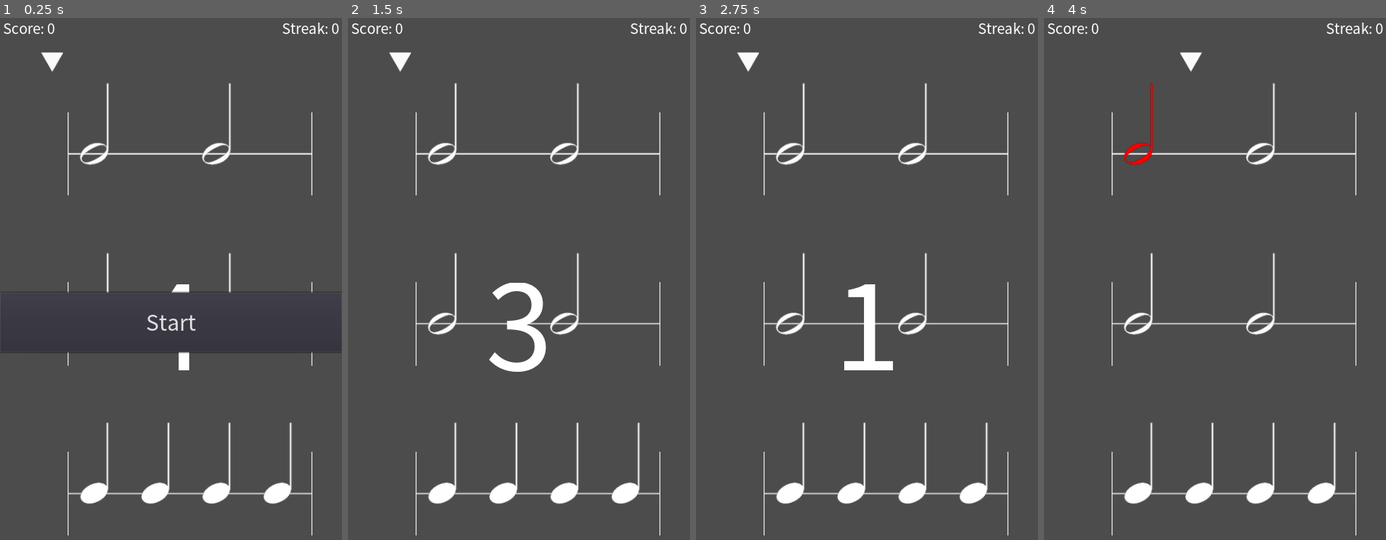
Above: before the commit, frames 1-4 (left to right).
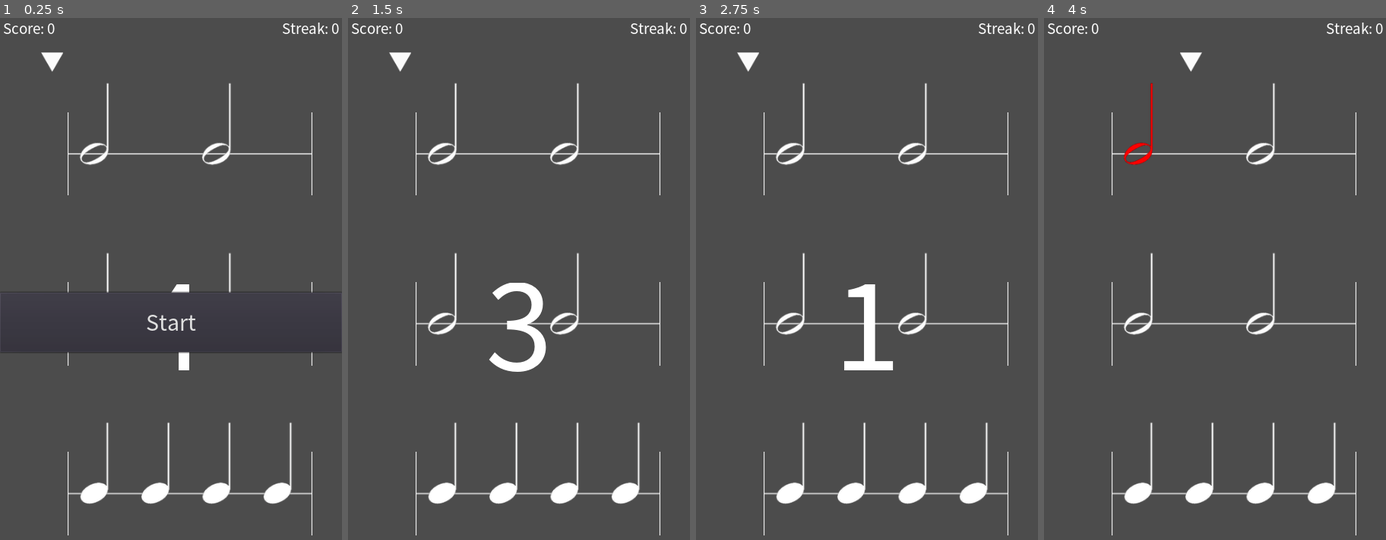
Above: after the commit, the same moments.

Repository: HaMM4R/RhythmTrainGodot
Game: Godot game, scene res://scenes/PlayScene/PlayScene.tscn
Same seed, same stepped clock (60 frames per second), same inputs: the game is played once before the commit and once after it.
Inputs (mouse positions are in pixels of both pictures, inside the frame that each line leads up to):
- Up to frame 1 (0.25 s): no input
- Up to frame 2 (1.5 s): click "Start" at 0.5 s; tap Enter at 1.25 s; move the mouse to (594, 289) at 1.27 s; press the mouse at (594, 289) at 1.28 s
- Up to frame 3 (2.75 s): move the mouse to (798, 352) at 2.02 s; release the mouse at (798, 352) at 2.03 s; click (798, 352) at 2.1 s
- Up to frame 4 (4 s): move the mouse to (1249, 190) at 2.77 s; press the mouse at (1249, 190) at 2.78 s; move the mouse to (1197, 446) at 3.52 s; release the mouse at (1197, 446) at 3.53 s; click (1197, 446) at 3.6 s

The runs differ from the first frame. In frame 1, 0.2% of the frame differs, in the area x 20-92%, y 25-27%; in frame 2, 0.2%; in frame 3, 0.2%; in frame 4, 0.2%.

Commit message:
Commented + cleaned up files

Diff:
--- a/scenes/PlayScene/GUI.gd
+++ b/scenes/PlayScene/GUI.gd
@@ -11,7 +11,7 @@
 
 # Called when the node enters the scene tree for the first time.
 func _ready():
-	pass # Replace with function body.
+	pass
 
 
 # Called every frame. 'delta' is the elapsed time since the previous frame.
@@ -19,9 +19,12 @@
 #	pass
 
 
+# Start the countdown
 func song_countdown(bpm):
 	print("countdown time")
 	emit_signal("sound_metronome")
+
+	# Start a new one second timer
 	CountdownTimer = Timer.new()
 	add_child(CountdownTimer)
 	var BeatLength = 1/(bpm/60.0)
@@ -30,9 +33,12 @@
 	CountdownTimer.connect("timeout", self, "_timeout")
 	CountdownTimer.start()
 
+# On timer timeout
 func _timeout():
 	print("TimerGone")
+	# Decrement the timer amount
 	TimerCount -= 1
+	# If timer has run out, start the song
 	if TimerCount == 0:
 		emit_signal("start_song")
 		$CountdownLabel.hide()
@@ -40,6 +46,7 @@
 	else:
 		emit_signal("sound_metronome")
 		$CountdownLabel.text = String(TimerCount)
+
 
 
 
--- a/scenes/PlayScene/PlayScene.gd
+++ b/scenes/PlayScene/PlayScene.gd
@@ -4,31 +4,26 @@
 export (PackedScene) var Note
 export (PackedScene) var Bar
 
-# No longer needed as pointer is declared in scene
-#export (PackedScene) var Pointer
-
-# These could all be refactored!
-
 var playing = false
 
 # Variables for storing the active nodes
-#var $Pointer
-
-# These are't really used (yet?)
+
 var note_nodes = []
-var bar_nodes = []
 
 # stores bpm
-# TODO read this from file
+# TODO read this from a beats file
+# TODO make a beats file!
 var bpm = 85.0
 
-# stores distance for pointer to move per phys proc
+# stores distance for pointer to move per phys process
 # maybe move to function
 var distToTravel = 0
 
+# stores score/streak
 var score = 0
 var streak = 0
 
+# stores the data loaded from the json file
 var music_json
 
 # Called when the node enters the scene tree for the first time.
@@ -39,55 +34,69 @@
 	var text = file.get_as_text()
 	file.close()
 
-	# Parse Json
+	# Parse text as Json
 	music_json = JSON.parse(text).result
 
+	# Place bars on the scene
 	place_bars()
+
+	# Place notes on the scene w Json
 	place_notes(music_json)
 
 
+# Funciton to remove notes from scene
 func remove_notes():
+	# For each note on screen, remove from the scene
 	for note in note_nodes:
 		note.queue_free()
 
+	# Clear the note array to make way for new notes
 	note_nodes.clear()
-# Function to place 2 bars with notes on the scene
-
+
+
+# Function to place 3 bars with notes on the scene
 func place_bars():
+	# Initial PosX/Y
 	var posx = 100
 	var posy = 200
+
+	# Create each bar
 	for n in range(3):
+		# Create bar instances and add to scenes
 		var bar_node = Bar.instance()
 		add_child(bar_node)
 		bar_node.position = Vector2(posx,posy)
+
+		# Increment position
 		posy+= 250
 
+
+# Function to place notes on screen
 func place_notes(bars):
+	# TODO placement is a bit weird atm, maybe refactor it
+
 	# Initial positions for bars/notes
-	# TODO make placement nicer + make some more variables for it
 	var posx = 100
 	var posy = 200
 
-	# Create the initial bar node and position it
-	var bar_node_init = Bar.instance()
-	add_child(bar_node_init)
-	bar_node_init.position = Vector2(posx,posy)
-
-	# Increase the x value for nicer note placement, so it doesn't just get
-	# stuck in the stave
-
-	# TODO: CHANGE INITIAL PLACING TO BE RELATIVE RATHER THAN JUST LINEAR
-
 	# Counter for counting the current notes
 	var totalTime = 0
 
+
+	# - Bar selection -
+
+	# Stores the randomly selected bars
 	var selectedBars = []
 
 	# Select a random bar 3 times
 	for n in range(3):
-		print(bars["RandomBars"].size())
+		#print(bars["RandomBars"].size())
+
+		# Get random int corresponding to the number of bars in the Json file
 		randomize()
 		var selectedBar = randi()%bars["RandomBars"].size()
+
+		# Add random bar to list
 		selectedBars.append(bars["RandomBars"][selectedBar])
 
 
@@ -95,12 +104,13 @@
 	for bar in selectedBars:
 		for note in bar["notes"]:
 
-
+			# stores the time value of the note
 			var time = note["time"]
+
+			# stores the type of note
 			var note_type
 
 			# Selecting note type
-
 			match time:
 				0.25:
 					note_type = "quarter"
@@ -111,38 +121,32 @@
 				1:
 					note_type = "whole"
 
-
-
-
-			# Increment note counter
-			#currentNote+=1
-
-
+			# Create note instance
 			var note_node = Note.instance()
 			note_nodes.append(note_node)
 			add_child(note_node)
 			note_node.init(note_type)
 
-			# TODO:
-			# MAYBE PUT THIS IN A FUNCTION?
+			# TODO MAYBE PUT THIS IN A FUNCTION?
 			print("Time: ", totalTime)
+
+			# If the total duration of the notes in the bar more than one
 			if totalTime >= 1:
-				# Increment bar position on y + reset x position
+				# TODO maybe make a variable or a way to pass this?
+				# Increment y position to match up with bars
 				posy+= 250
+
+				# Reset x position
 				posx = 100
 
-				# Create bar instance
-				#var bar_node = Bar.instance()
-				#add_child(bar_node)
-				#bar_node.position = Vector2(posx,posy)
-				#currentNote = 0
+				# Reset time
 				totalTime = 0
 
-			# Create note instance
-			# TODO: ADD NOTES TO NOTE ARRAY/DICT SO NOTES ARE TRACKABLE
-
+
+			# Increment the bar's total time with the note's length
 			totalTime += time
 
+			# Set placement of note
 			var placementX = posx + 40
 			print((360*time)/2)
 			print(placementX)
@@ -150,10 +154,8 @@
 			posx+=360*time
 
 # Play the notes
-# TODO
-# WILL NEED TO ADD BARS TO AN ARRAY/DICT MAYBE?
 func play_notes():
-	# New pointer instance
+
 	print("Beats per minute:",bpm)
 	var beatsPerSecond = (bpm/60.0)
 	print("Beats per second:",beatsPerSecond)
@@ -161,21 +163,25 @@
 	print(lengthOfBar)
 	distToTravel = (360/lengthOfBar)/60
 
-	#Pointer = Pointer.instance()
-	#add_child($Pointer)
+	# Start Pointer
+	# TODO This current code sets the pointer to the first note of the first bar
+	# What would be nice is for the pointer to run a long an initial bar during
+	# the countdown
 
 	$Pointer.position = Vector2(140, 80)
 	playing = true
 	$MusicPlayer.play()
 
 
-# Called every PHYSICS process
+
+
+# Stores which bar the pointer is on
+var barCount = 1
+
+# Called every physics process
 # Roughly 60 times a second
-# TODO make the pointer reset to the start
-
-
-var barCount = 1
-
+# This is used instead of process to ensure the frame rate does no interfere
+# with the music timing
 func _physics_process(_delta):
 	if playing:
 		# Increase pointer pos
@@ -200,24 +206,29 @@
 	play_notes()
 
 
+# Sets the speed for the countdown at the start
 func _on_GUI_start_countdown():
 	$GUI.song_countdown(bpm)
 
-
+# Plays metronome sound
 func _on_GUI_sound_metronome():
 	$MetronomeSound.play()
 
 
+# Stores whether the pointer is colliding with a note node
 var inNote
+
+# Stores where the note is clicked
 var clickedNote = false
 
+# Input events
 func _input(event):
 	# On Click
 	if event.is_action_pressed("click"):
 		if inNote:
 			clickedNote = true
 			print("Clicked in note")
-			# Placeholder scoring code
+			# Increment score
 			score += 1
 			streak += 1
 			$GUI.update_score(score)
@@ -226,11 +237,15 @@
 		else:
 			print("Clicked out note")
 
+
+# Fucntion for when pointer enters note
 func _on_Pointer_note_entered():
 	# Flagging if inside note
 	inNote = true
 
 
+# Function for when pointer exits note
+# If a the note is missed, the streak is reset
 func _on_Pointer_note_exited():
 	inNote = false
 	if !clickedNote:
--- a/scenes/PlayScene/Pointer.gd
+++ b/scenes/PlayScene/Pointer.gd
@@ -1,18 +1,16 @@
 extends Node2D
 
+# Singals to tell main loop when pointer enters/leaves notes
 signal Pointer_area_entered
 signal note_entered
 signal note_exited
 
 var noteIsHit
-# Declare member variables here. Examples:
-# var a = 2
-# var b = "text"
 
 
 # Called when the node enters the scene tree for the first time.
 func _ready():
-	pass # Replace with function body.
+	pass
 
 
 # Called every frame. 'delta' is the elapsed time since the previous frame.
@@ -21,12 +19,13 @@
 
 var currentNote
 
+# Triggered when pointer enters another area
 func _on_Area2D_area_entered(area):
 	print("Entered note")
 	emit_signal("note_entered")
 	currentNote = area
 
-
+# Triggered when pointer leaves another area
 func _on_Area2D_area_exited(area):
 	print("Exited note")
 	emit_signal("note_exited")
@@ -37,6 +36,7 @@
 		noteFound.get_node("AnimatedSprite").modulate = Color(1,0,0)
 	noteIsHit = false
 
+
 func noteHit():
 	# When the note is hit, turn the note G r e e n
 	var noteFound = currentNote.get_parent()
